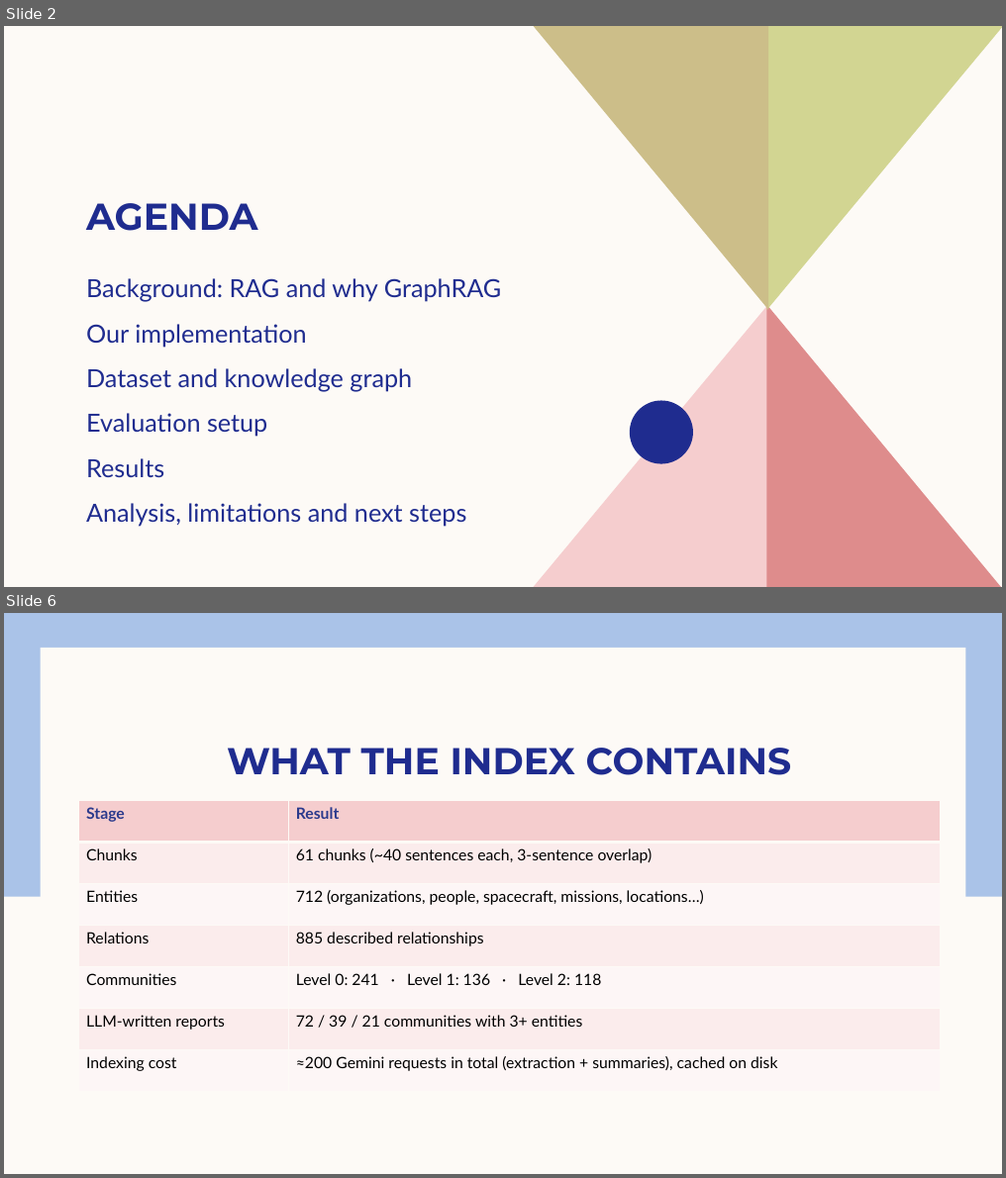
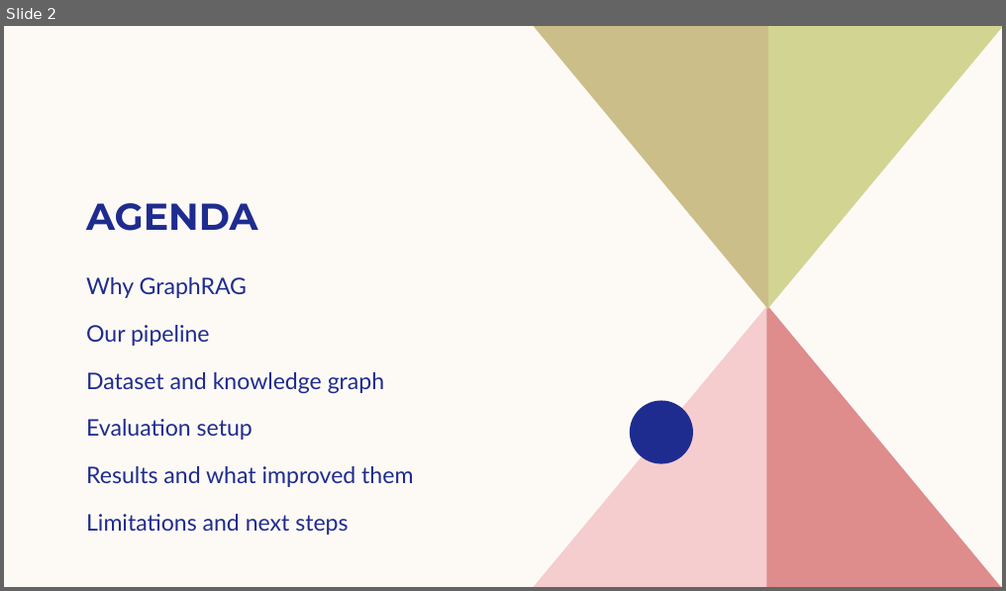
Before and after one commit to Kiki150804/sdm_proj, a slide deck: presentation/GraphRAG_final.pptx. Shown one above the other, each under a label of ours: slides 2 and 6 before the commit, slide 2 after it; the slides between them are not shown. The pictures are 1006x1178 and 1006x591 pixels, drawn with LibreOffice and Linux fonts; fonts in the diff are those of the drawing. Boxes give left, top, right and bottom in pixels: in the first picture for what was removed or moved away, otherwise in the second. Text is boxed around its words. In the diff, an @@ line names an element or a change of style, - is before the commit and + after.

Commit message:
Map step reads community entity/relation details; GraphRAG now beats vector RAG on 3 of 4 criteria; fuller slides

```diff
--- a/presentation/GraphRAG_final.pptx
+++ b/presentation/GraphRAG_final.pptx
@@ slide 6 removed at bbox=[4, 613, 1002, 1174], background #FDFAF6 @@
@@ rectangle removed at bbox=[4, 613, 1002, 897] @@
@@ rectangle removed at bbox=[40, 648, 965, 1141] @@
@@ title removed at bbox=[227, 748, 792, 775] @@
-WHAT THE INDEX CONTAINS
@@ table removed at bbox=[79, 800, 940, 1092], 7 rows, 2 columns @@
-Stage | Result
-Chunks | 61 chunks (~40 sentences each, 3-sentence overlap)
-Entities | 712 (organizations, people, spacecraft, missions, locations…)
-Relations | 885 described relationships
-Communities | Level 0: 241 · Level 1: 136 · Level 2: 118
-LLM-written reports | 72 / 39 / 21 communities with 3+ entities
-Indexing cost | ≈200 Gemini requests in total (extraction + summaries), cached on disk
@@ slide 2 changed as well @@
@@ text at bbox=[86, 277, 247, 346]: text changed; size 24 to 22 pt @@
-Background: RAG and why GraphRAG
-Our implementation
+Why GraphRAG
+Our pipeline
@@ text at bbox=[86, 372, 384, 440]: size 24 to 22 pt in "Dataset and knowledge graph", "Evaluation setup"; more space between paragraphs @@
@@ text at bbox=[86, 467, 413, 535]: text changed; size 24 to 22 pt @@
-Results
-Analysis, limitations and next steps
+Results and what improved them
+Limitations and next steps
```
Also in this commit, not shown: 11 other slides changed, 4 slides added, 3 other slides removed, 18 other files.
